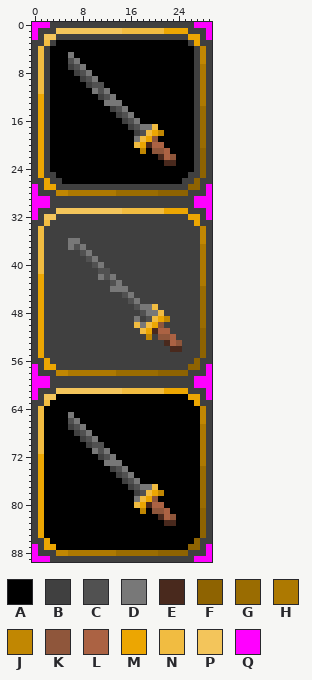
Sprite sheet: gui/soldier-button.png. The picture above was drawn from the file before the commit.
The file is 30x90 pixels. Colours within 5 levels of each other are drawn and written as one.
Palette (. is transparent): A #000000  B #404040  C #515151  D #787878  E #49291d  F #8e6301  G #9a6c01  H #ad7901  J #c18702  K #8f563b  L #ab6243  M #eca602  N #f1bc41  P #f3c55b  Q #ff00ff
The same view after the edit:
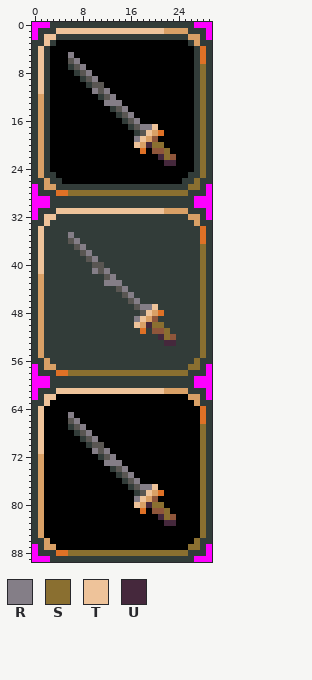
Colours new in this view: R #847e87  S #8a6f30  T #eec39a  U #45283c
From old to new:
colour B: #404040 -> #323c39
colour C: #515151 -> #595652
colour J: #c18702 -> #df7126
colour M: #eca602 -> #d9a066
Changed rows in their new state; - is a pixel that keeps its letter.
first column x 1:
 1 ---TTTTTTTTTTTTTTTTTT-------
 2 -TT-------------------------
 3 -T--------------------------
 4 T---------------------------
 5 T----R----------------------
 6 T-----R---------------------
 7 T------R-------------------S
 8 T-------R------------------S
 9 T--------R-----------------S
10 T--------------------------S
11 T--------R-R---------------S
12 ------------R--------------S
13 -----------RRR-------------S
14 --------------R------------S
15 ---------------R-----------S
16 ----------------R----------S
17 -----------------RRT-------S
18 ------------------T--------S
19 ----------------RT---------S
20 ----------------T-USS------S
21 ---------------------S-----S
22 --------------------US-----S
23 ---------------------UU----S
24 ---------------------------S
25 ---------------------------S
26 --------------------------S-
27 -------------------------SS-
28 -----SSSSSSSSSSSSSSSSSSSS---
31 ---TTTTTTTTTTTTTTTTTT-------
32 -TT-------------------------
33 -T--------------------------
34 T---------------------------
35 T----R----------------------
36 T----CR---------------------
37 T----B-R-------------------S
38 T-------R------------------S
39 T--------R-----------------S
40 T---------C----------------S
41 T--------R-R---------------S
42 ----------B-R--------------S
43 -----------RRR-------------S
44 ------------BCR------------S
45 ---------------R-----------S
46 ----------------R----------S
47 -----------------RRT-------S
48 ------------------TMJ------S
49 ----------------RTMKBB-----S
50 ----------------TMUSS------S
51 -----------------JBKKS-----S
52 ------------------B-USK----S
53 ---------------------UUB---S
54 ----------------------BB---S
55 ---------------------------S
56 --------------------------S-
57 -------------------------SS-
58 -----SSSSSSSSSSSSSSSSSSSS---
61 ---TTTTTTTTTTTTTTTTTT-------
62 -TT-------------------------
63 -T--------------------------
64 T---------------------------
65 T----R----------------------
66 T-----R---------------------
67 T------R-------------------S
68 T-------R------------------S
69 T--------R-----------------S
70 T--------------------------S
71 T--------R-R---------------S
72 ------------R--------------S
73 -----------RRR-------------S
74 --------------R------------S
75 ---------------R-----------S
76 ----------------R----------S
77 -----------------RRT-------S
78 ------------------T--------S
79 ----------------RT---------S
80 ----------------T-USS------S
81 ---------------------S-----S
82 --------------------US-----S
83 ---------------------UU----S
84 ---------------------------S
85 ---------------------------S
86 --------------------------S-
87 -------------------------SS-
88 -----SSSSSSSSSSSSSSSSSSSS---
Where, in picture pixels (left, top, right, bottom), the same in both pictures:
changed: (32, 22, 212, 562)
